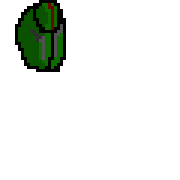
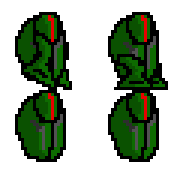
Layer changes from the first 180 x 180 image to the second:
added layer "Pierna Salto" above "pierna" over (21, 33, 153, 90)
hid "Dead" over (15, 0, 66, 72)
added layer "jump torso" above "Pierna Trasera Salto" over (15, 12, 159, 162)
added layer "Pierna Trasera Salto" above "Pierna Trasera" over (36, 33, 168, 90)
